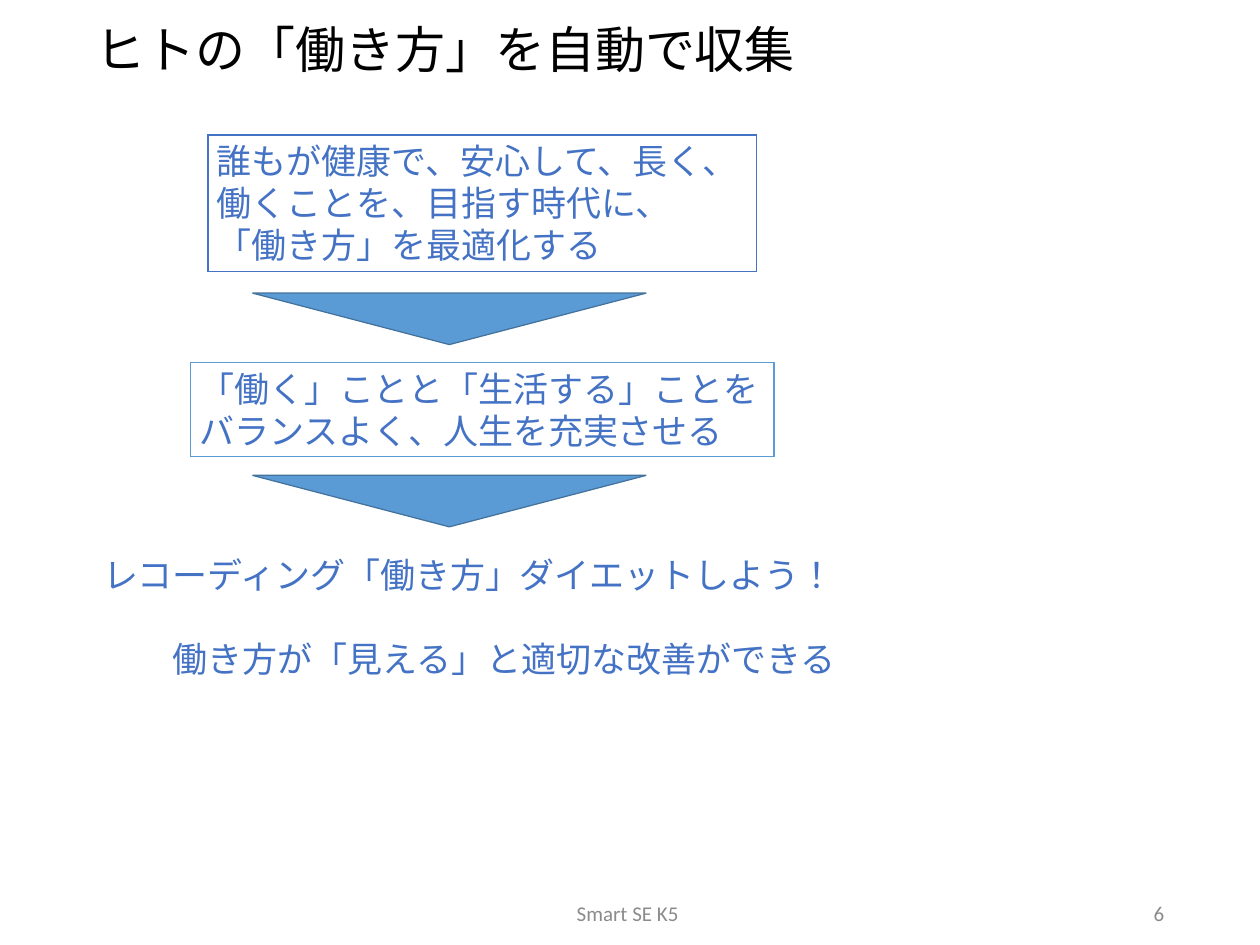
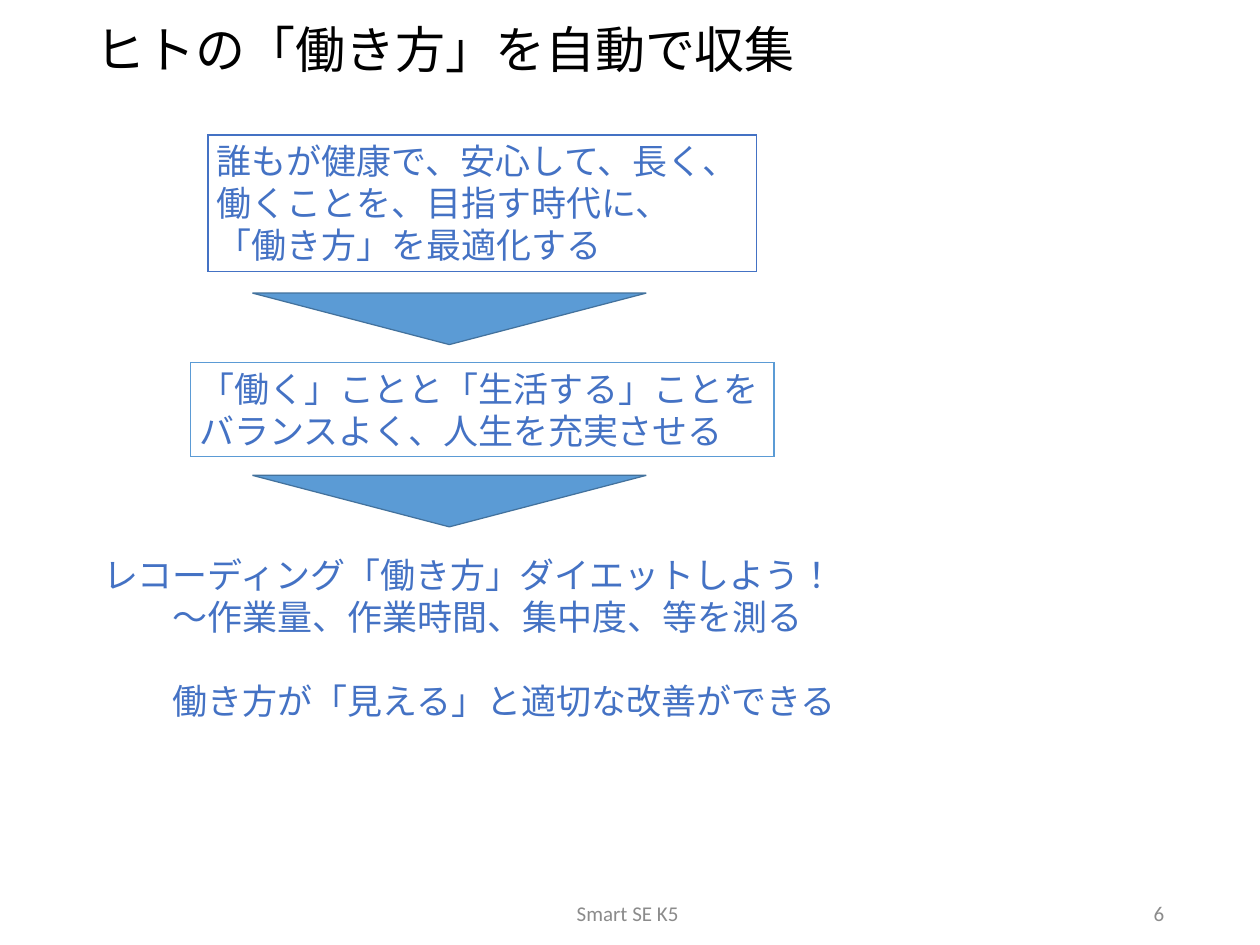
Before and after one commit to sakai-memoru/smartse19, a slide deck: slide 6 of _project_docs/SSE19_CD_PROP.pptx. Drawn at 1260x945 pixels with LibreOffice and Linux fonts; fonts in the diff are those of the drawing; background and template pictures are left out. Boxes give left, top, right and bottom in pixels: in the first picture for what was removed or moved away, otherwise in the second. Text is boxed around its words. In the diff, an @@ line names an element or a change of style, - is before the commit and + after.

```diff
--- a/_project_docs/SSE19_CD_PROP.pptx
+++ b/_project_docs/SSE19_CD_PROP.pptx
@@ text at [173, 600, 802, 633]: paragraph added @@
+～作業量、作業時間、集中度、等を測る
```
Also in this commit, not shown: 2 other slides changed.
